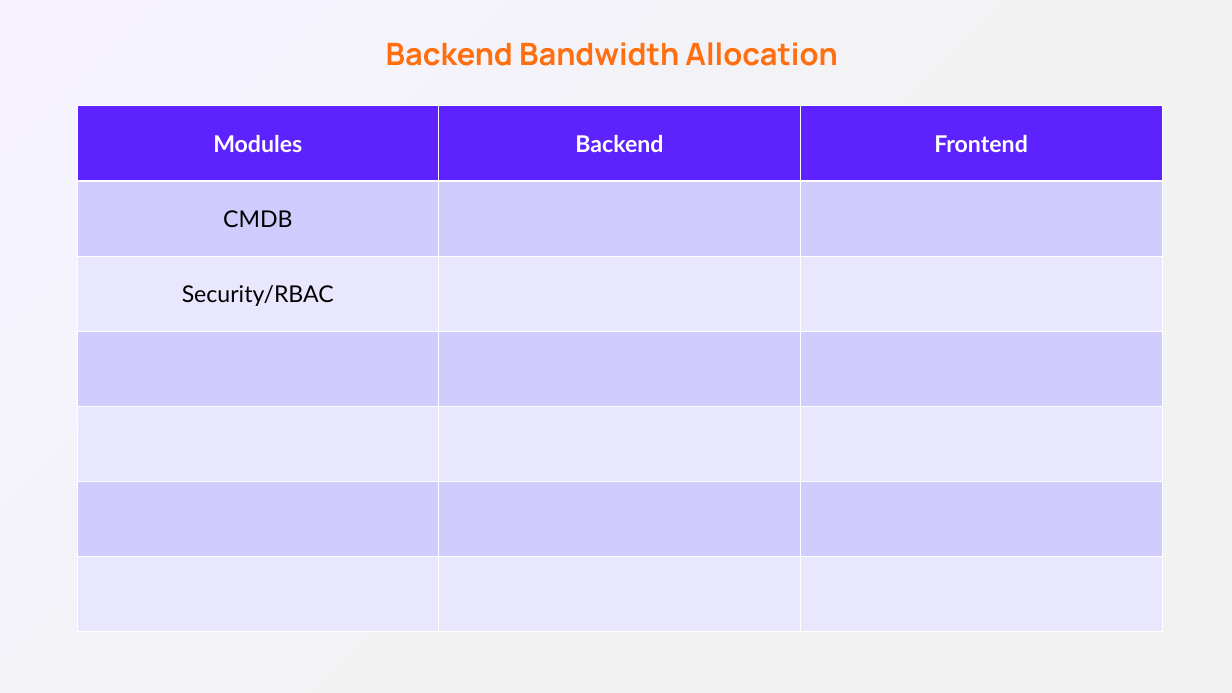
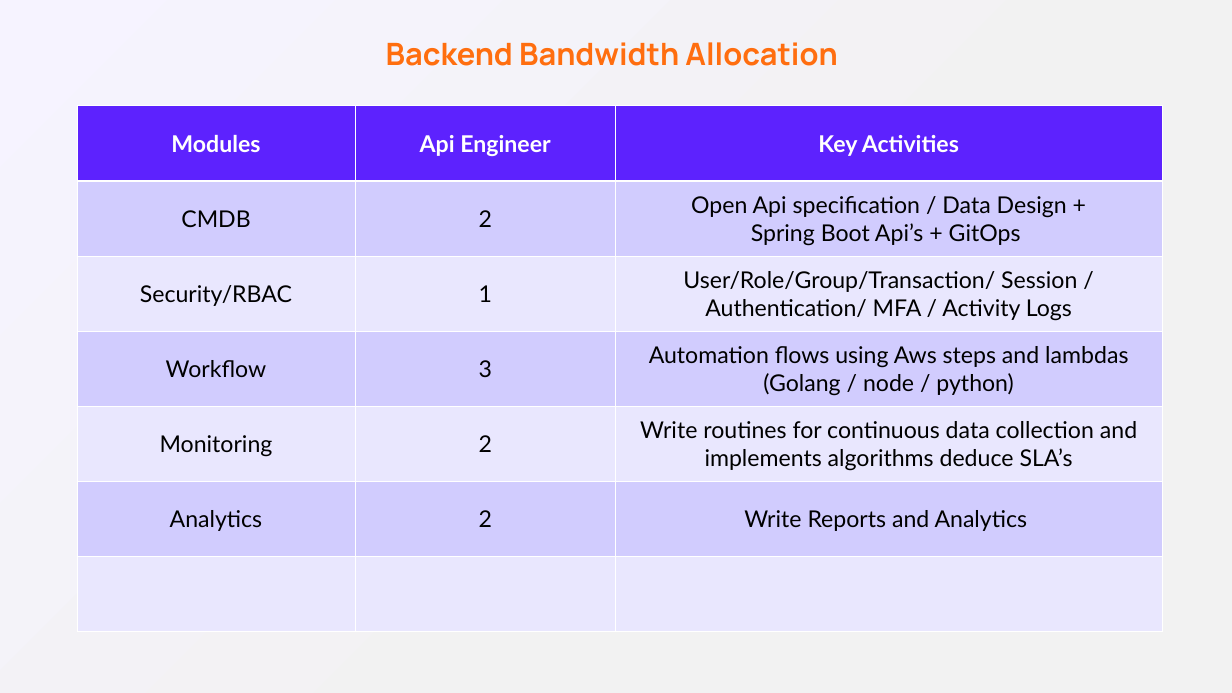
Before and after one commit to AppkubeCloud/appkube-business-doc, a slide deck: slide 5 of CustomerEngagements/beyondsoft/DR-Solution.pptx. Drawn at 1232x693 pixels with LibreOffice and Linux fonts; fonts in the diff are those of the drawing. Boxes give left, top, right and bottom in pixels: in the first picture for what was removed or moved away, otherwise in the second. Text is boxed around its words. In the diff, an @@ line names an element or a change of style, - is before the commit and + after.

Commit message:
DR solution updated in last page

```diff
--- a/CustomerEngagements/beyondsoft/DR-Solution.pptx
+++ b/CustomerEngagements/beyondsoft/DR-Solution.pptx
@@ table at (x1=77, y1=106, x2=1162, y2=632) @@
-row 1: Modules | Backend | Frontend
-row 2: CMDB |  | 
-row 3: Security/RBAC |  | 
+row 1: Modules | Api Engineer | Key Activities
+row 2: CMDB | 2 | Open Api specification / Data Design + / Spring Boot Api’s + GitOps
+row 3: Security/RBAC | 1 | User/Role/Group/Transaction/ Session / Authentication/ MFA / Activity Logs
+row 4: Workflow | 3 | Automation flows using Aws steps and lambdas (Golang / node / python)
+row 5: Monitoring | 2 | Write routines for continuous data collection and implements algorithms deduce SLA’s
+row 6: Analytics | 2 | Write Reports and Analytics
-row 5:  |  | 
-row 6:  |  | 
-row 7:  |  | 
```
